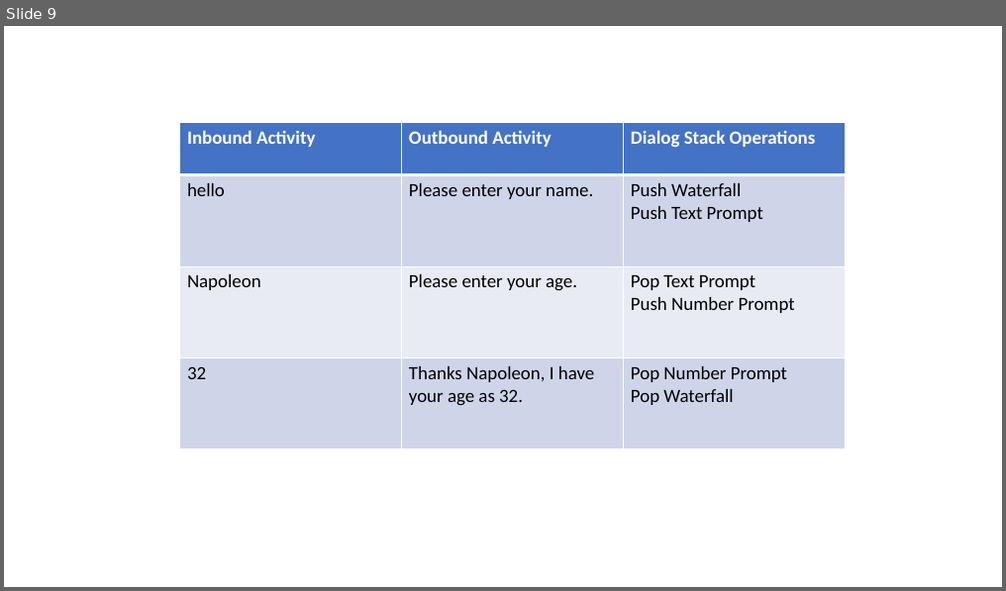
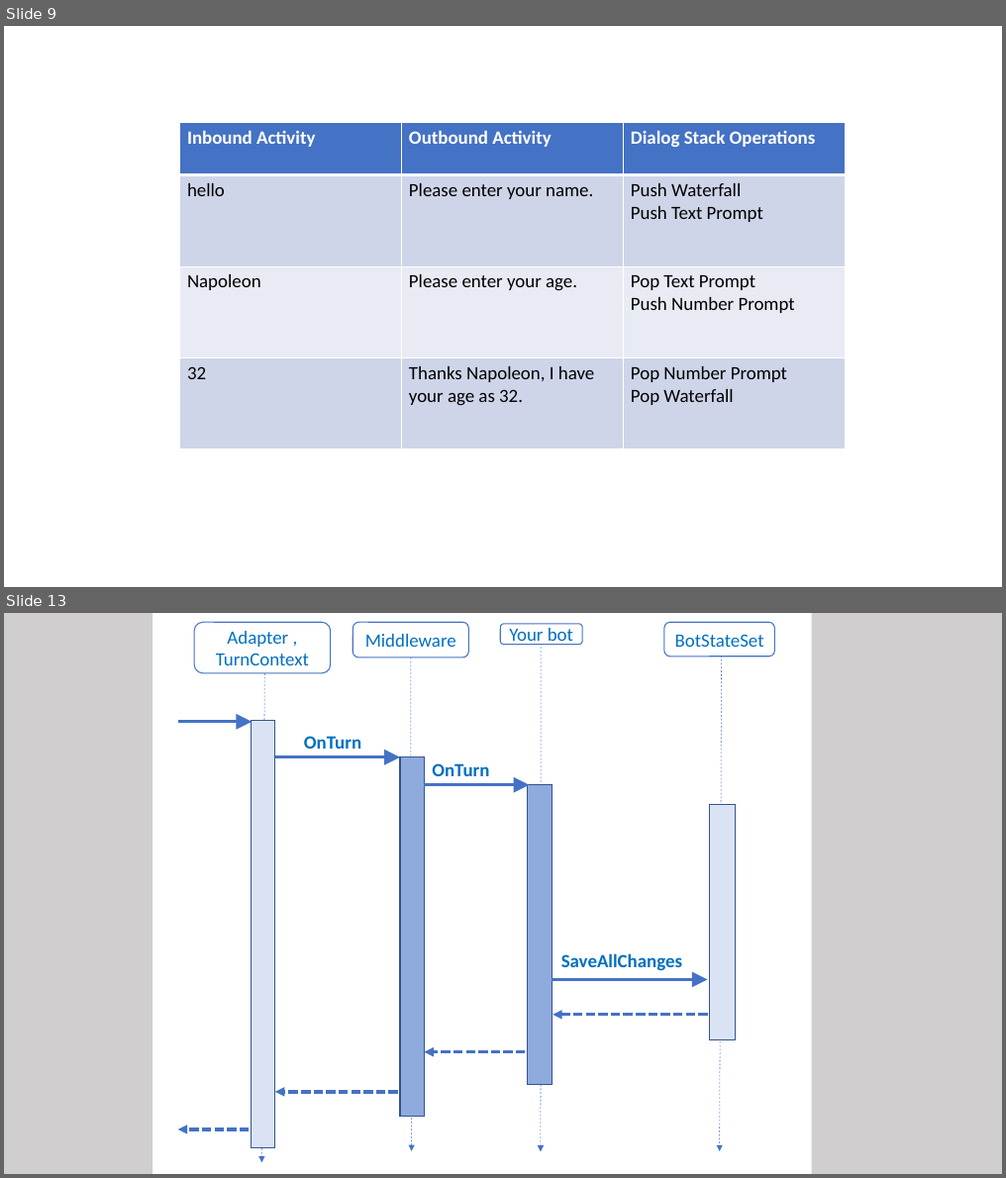
Before and after one commit to MicrosoftDocs/bot-docs, a slide deck: art-source/power-point/bot-concepts-art.pptx. Shown one above the other, each under a label of ours: slide 9 before the commit, slides 9 and 13 after it; the slides between them are not shown. The pictures are 1006x591 and 1006x1178 pixels, drawn with LibreOffice and Linux fonts; fonts in the diff are those of the drawing. Boxes give left, top, right and bottom in pixels: in the first picture for what was removed or moved away, otherwise in the second. Text is boxed around its words. In the diff, an @@ line names an element or a change of style, - is before the commit and + after.

```diff
--- a/art-source/power-point/bot-concepts-art.pptx
+++ b/art-source/power-point/bot-concepts-art.pptx
@@ slide 13 added at <box>4,613,1002,1174</box>, background #D0CECE @@
@@ group added at <box>152,613,812,1174</box>: 12 arrows, 5 rectangles, 4 rounded rectangles, 3 texts @@
+Middleware
+OnTurn
+SaveAllChanges
+Your bot
+BotStateSet
+Adapter ,
+TurnContext
+OnTurn
```
Also in this commit, not shown: 5 slides changed, 4 other slides added, 20 other files.
